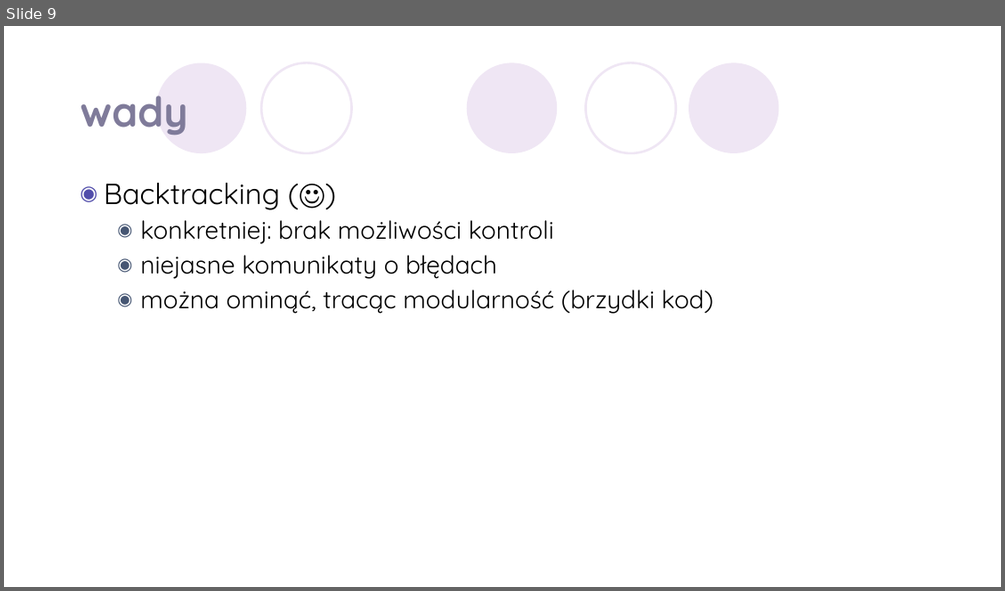
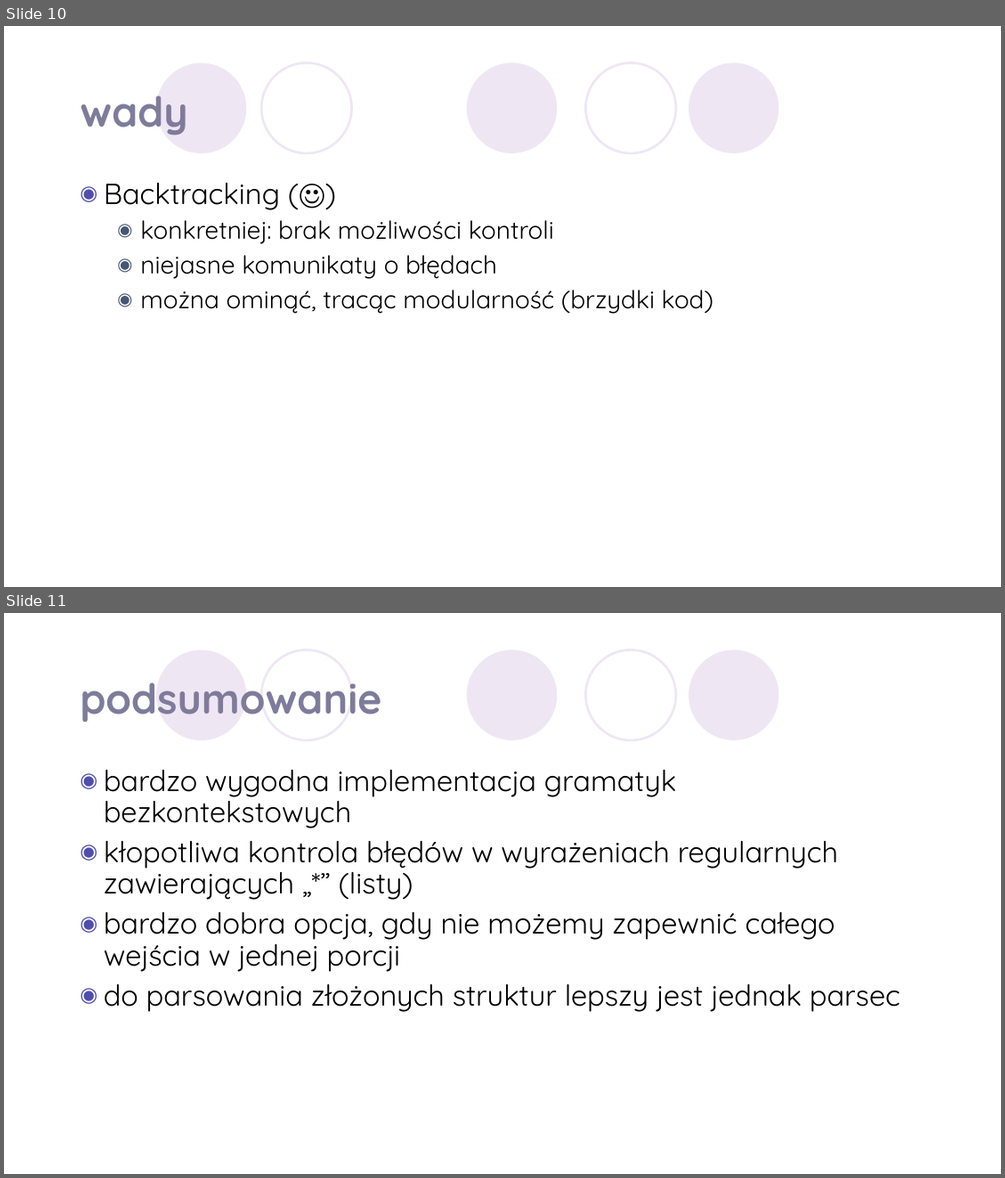
Before and after one commit to zh-qs/custom-colossal-cave, a slide deck: attoparsec.pptx. Shown one above the other, each under a label of ours: slide 9 before the commit, slides 10 and 11 after it. The pictures are 1005x591 and 1005x1178 pixels, drawn with LibreOffice and Linux fonts; fonts in the diff are those of the drawing; background and template pictures are left out. Boxes give left, top, right and bottom in pixels: in the first picture for what was removed or moved away, otherwise in the second. Text is boxed around its words. In the diff, an @@ line names an element or a change of style, - is before the commit and + after.

Commit message:
presentation

```diff
--- a/attoparsec.pptx
+++ b/attoparsec.pptx
@@ slide 11 added at (4, 613, 1001, 1174), background #FFFFFF; not listed: 5 template elements that a slide beside it also shows @@
@@ title added at (80, 682, 381, 722), 40 pt, text #7F7B9A, bold @@
+podsumowanie
@@ text added at (104, 770, 900, 1012), 28 pt, text #000000 @@
+◉ bardzo wygodna implementacja gramatyk bezkontekstowych
+◉ kłopotliwa kontrola błędów w wyrażeniach regularnych zawierających „*” (listy)
+◉ bardzo dobra opcja, gdy nie możemy zapewnić całego wejścia w jednej porcji
+◉ do parsowania złożonych struktur lepszy jest jednak parsec
@@ what was slide 9 is now slide 10 @@
```
Also in this commit, not shown: 2 other slides added.
